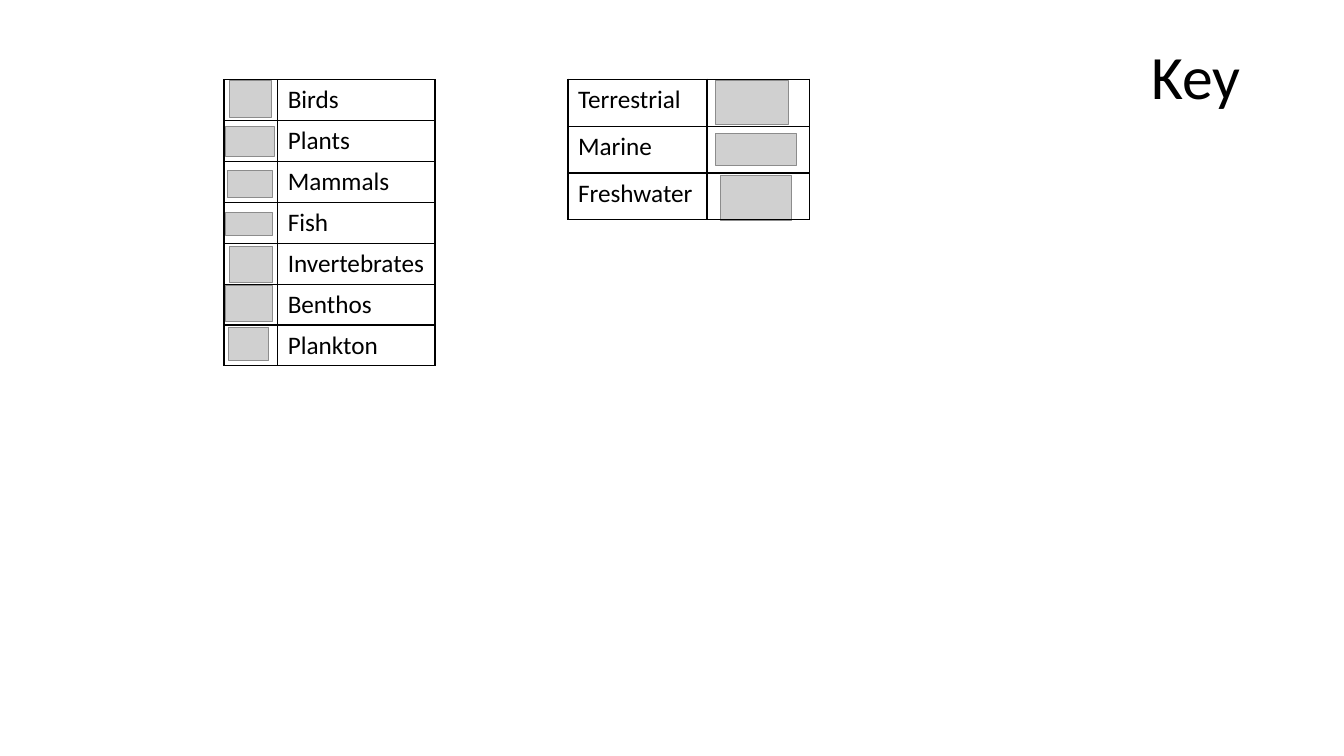
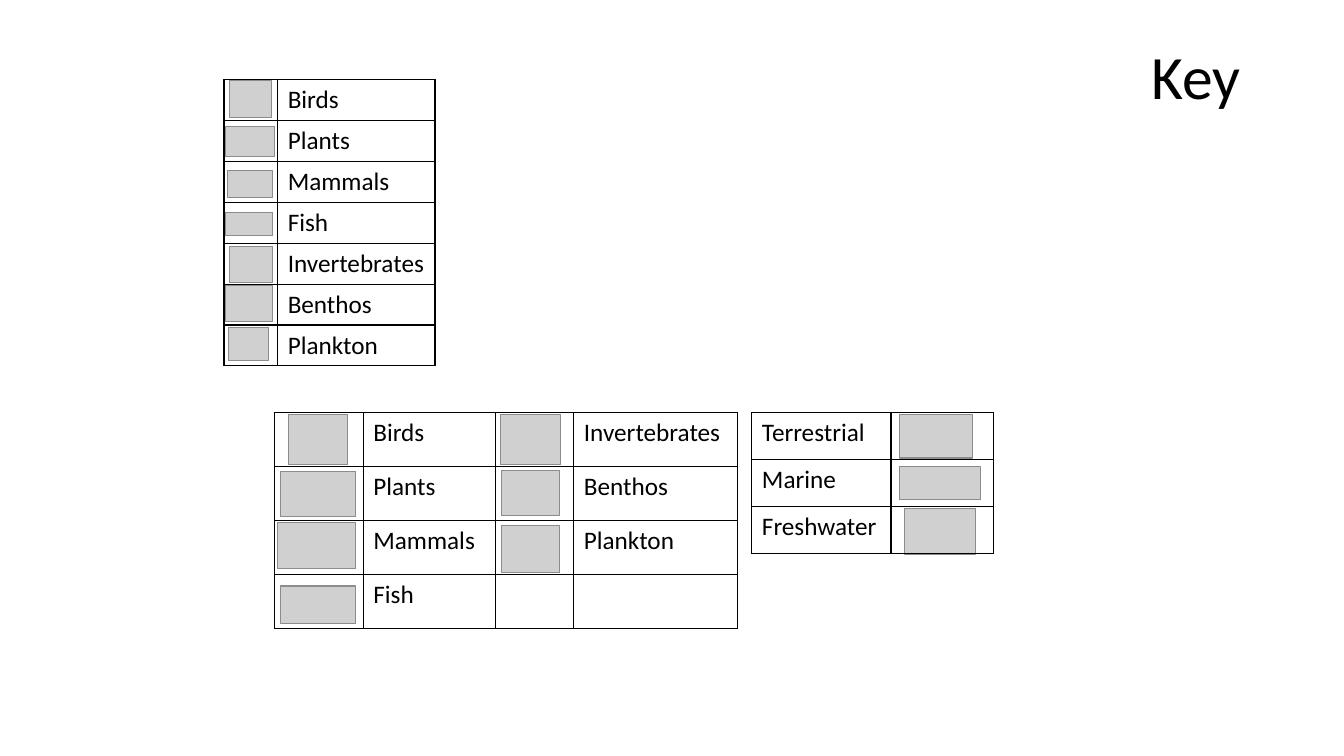
Before and after one commit to hurlbertlab/core-transient, a slide deck: slide 1 of output/plots/all_figs_with_legends.pptx. Drawn at 1344x756 pixels with LibreOffice and Linux fonts; fonts in the diff are those of the drawing; grey boxes stand for pictures. Boxes give left, top, right and bottom in pixels: in the first picture for what was removed or moved away, otherwise in the second. Text is boxed around its words. In the diff, an @@ line names an element or a change of style, - is before the commit and + after.

```diff
--- a/output/plots/all_figs_with_legends.pptx
+++ b/output/plots/all_figs_with_legends.pptx
@@ table added at (275, 413, 739, 629), 4 rows, 4 columns @@
+ | Birds |  | Invertebrates
+ | Plants |  | Benthos
+ | Mammals |  | Plankton
+ | Fish |  | 
@@ picture added at (288, 414, 348, 465) @@
@@ picture added at (500, 414, 561, 465) @@
@@ 3 pictures, 1 table: place and size @@
-3 pictures, 1 table at (568, 80, 810, 221)
+3 pictures, 1 table at (752, 413, 994, 555)
@@ picture added at (280, 472, 356, 517) @@
@@ picture added at (502, 471, 560, 516) @@
@@ picture added at (277, 522, 356, 569) @@
@@ picture added at (502, 526, 560, 573) @@
@@ picture added at (280, 586, 356, 623) @@
```
Also in this commit, not shown: 2 other slides changed, 1 slide added, 1 slide removed, 1 other file.
